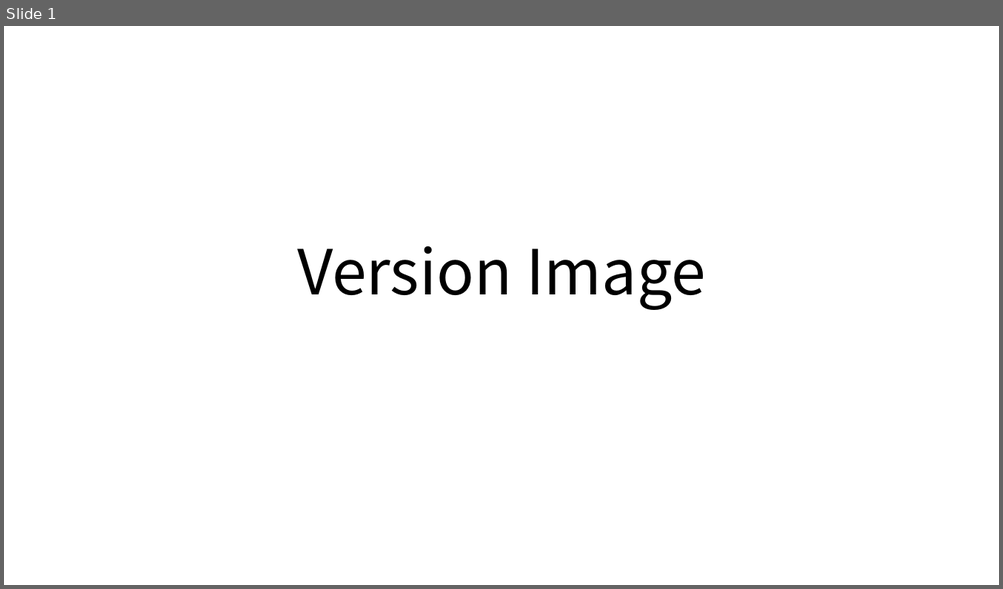
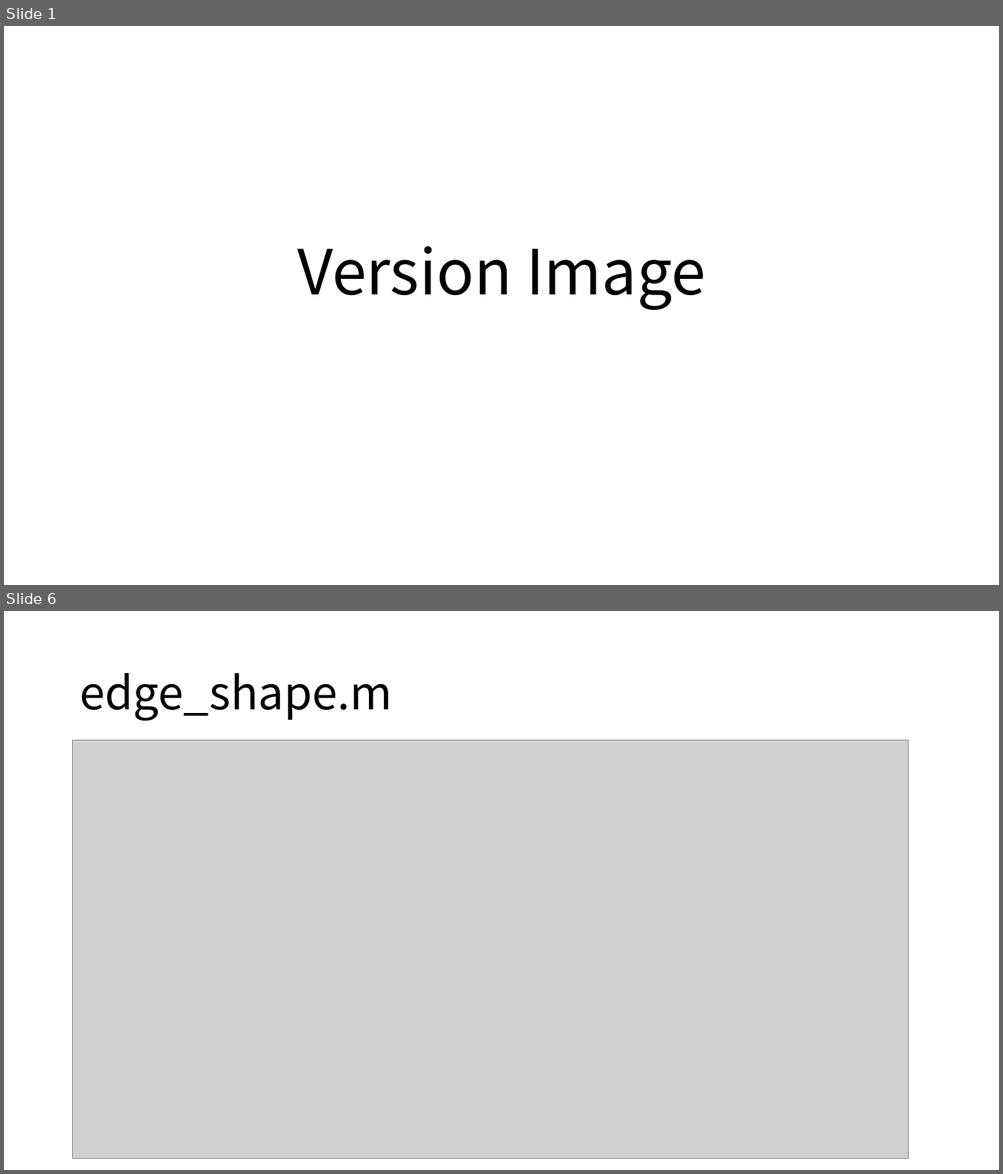
Before and after one commit to shiganai/ski-sim, a slide deck: Version Image.pptx. Shown one above the other, each under a label of ours: slide 1 before the commit, slides 1 and 6 after it; the slides between them are not shown. The pictures are 1003x589 and 1003x1174 pixels, drawn with LibreOffice and Linux fonts; fonts in the diff are those of the drawing; grey boxes stand for pictures. Boxes give left, top, right and bottom in pixels: in the first picture for what was removed or moved away, otherwise in the second. Text is boxed around its words. In the diff, an @@ line names an element or a change of style, - is before the commit and + after.

```diff
--- a/Version Image.pptx
+++ b/Version Image.pptx
@@ slide 6 added at (x1=4, y1=611, x2=999, y2=1170), background #FFFFFF @@
@@ title added at (x1=79, y1=673, x2=392, y2=721), 44 pt, text #000000 @@
+edge_shape.m
@@ picture added at (x1=73, y1=740, x2=908, y2=1159) @@
```
Also in this commit, not shown: 1 slide changed, 3 other slides added, 3 other files.
